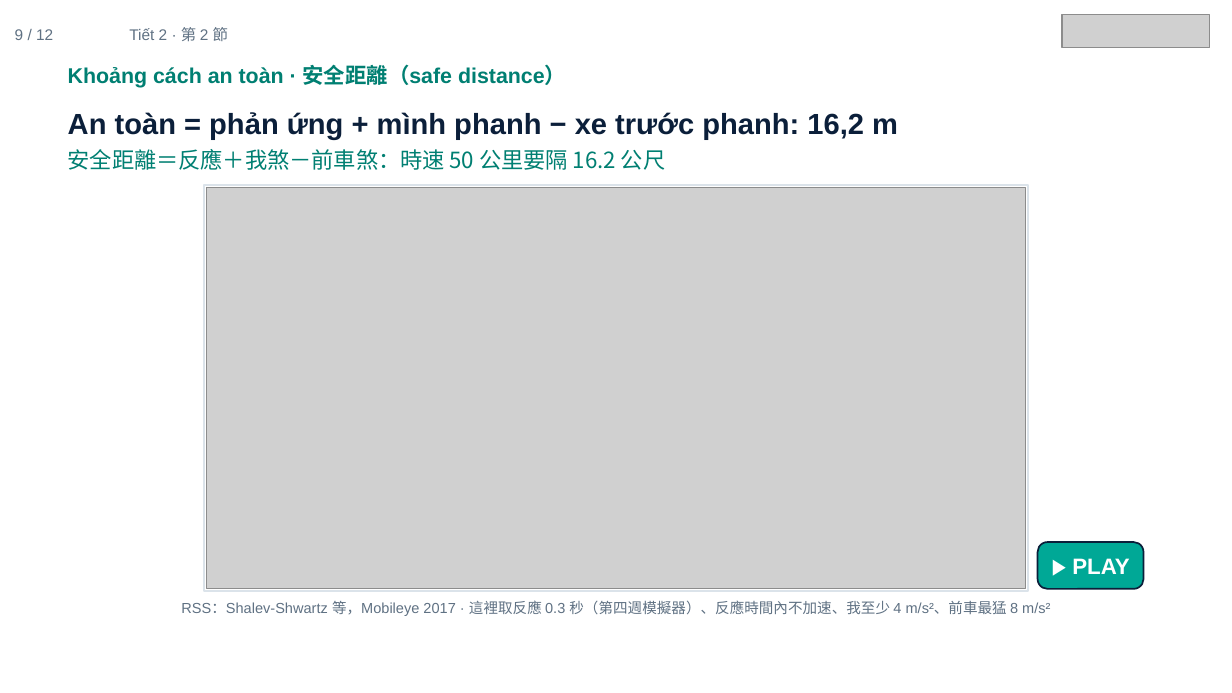
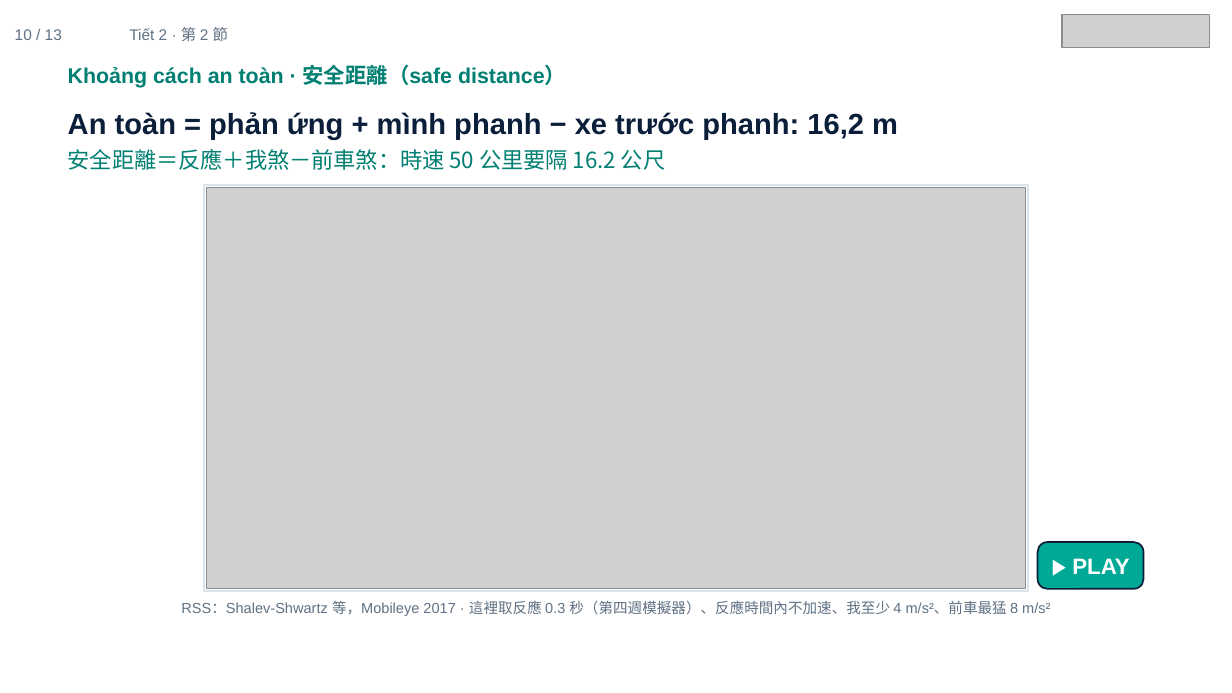
Before and after one commit to ch-neural/MITUST-Principles-of-Self-Driving-Cars, a slide deck: slide 10 of 第十三週(12-03)/第十三週_第2節_簡報.pptx (slide 9 before the commit). Drawn at 1232x693 pixels with LibreOffice and Linux fonts; fonts in the diff are those of the drawing; grey boxes stand for pictures. Boxes give left, top, right and bottom in pixels: in the first picture for what was removed or moved away, otherwise in the second. Text is boxed around its words. In the diff, an @@ line names an element or a change of style, - is before the commit and + after.

```diff
--- a/第十三週(12-03)/第十三週_第2節_簡報.pptx
+++ b/第十三週(12-03)/第十三週_第2節_簡報.pptx
@@ text at (15, 29, 62, 40): text changed @@
-9 / 12
+10 / 13
```
Also in this commit, not shown: 10 other slides changed, 1 slide added, 1 other file.
